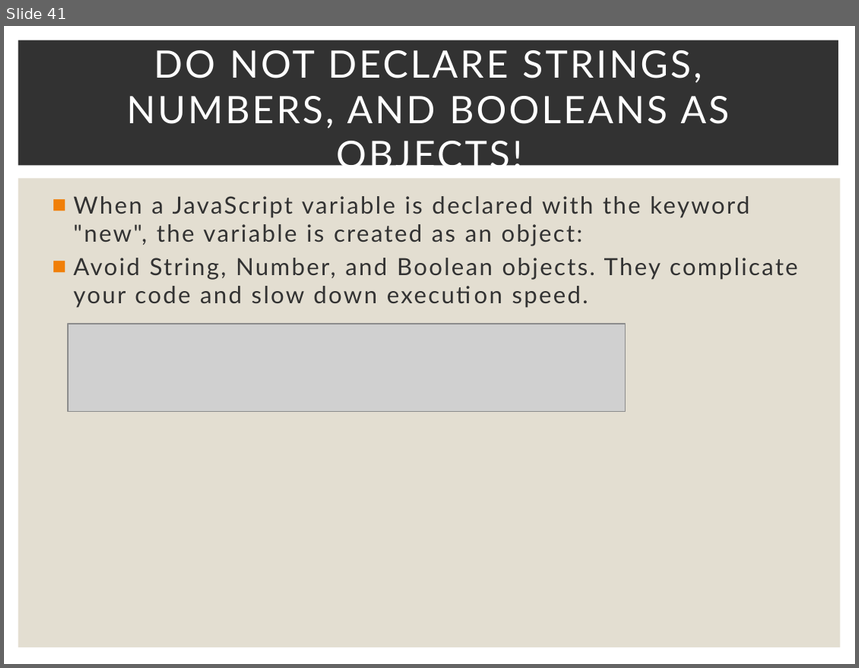
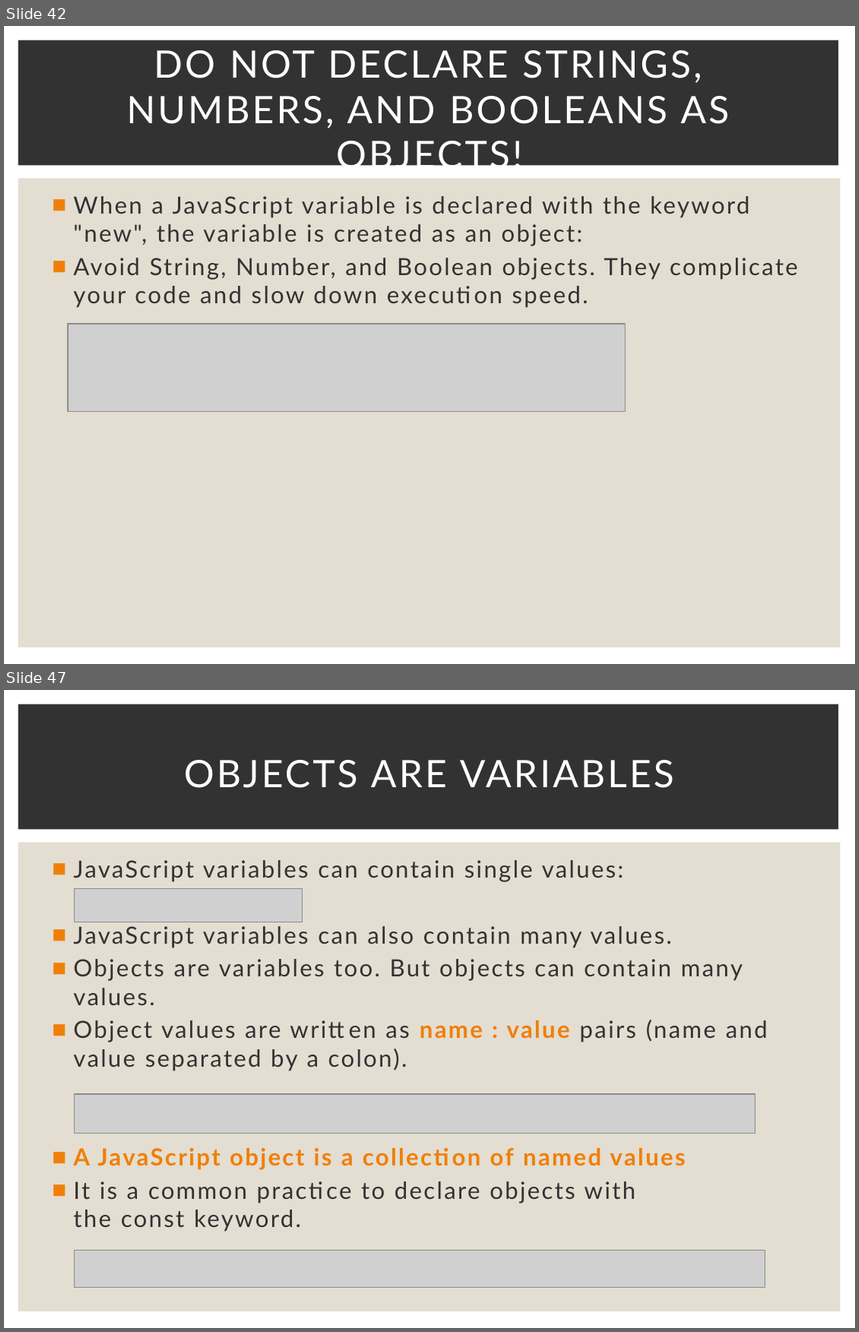
Before and after one commit to Karamihova/Fundamentals-JS, a slide deck: Programming Prep.pptx. Shown one above the other, each under a label of ours: slide 41 before the commit, slides 42 and 47 after it; the slides between them are not shown. The pictures are 859x668 and 859x1332 pixels, drawn with LibreOffice and Linux fonts; fonts in the diff are those of the drawing; grey boxes stand for pictures. Boxes give left, top, right and bottom in pixels: in the first picture for what was removed or moved away, otherwise in the second. Text is boxed around its words. In the diff, an @@ line names an element or a change of style, - is before the commit and + after.

```diff
--- a/Programming Prep.pptx
+++ b/Programming Prep.pptx
@@ slide 47 added at (x1=4, y1=690, x2=855, y2=1328), background #FFFFFF; not listed: 2 template elements that a slide beside it also shows @@
@@ title added at (x1=184, y1=760, x2=674, y2=788), 32 pt, text #FFFFFF @@
+OBJECTS ARE VARIABLES
@@ text added at (x1=73, y1=860, x2=768, y2=1232), 20 pt, text #323232 @@
+■ JavaScript variables can contain single values:
+■ JavaScript variables can also contain many values.
+■ Objects are variables too. But objects can contain many values.
+■ Object values are written as name : value pairs (name and value separated by a colon).
+■ A JavaScript object is a collection of named values
+■ It is a common practice to declare objects with the const keyword.
@@ picture added at (x1=75, y1=888, x2=303, y2=923) @@
@@ picture added at (x1=75, y1=1094, x2=756, y2=1134) @@
@@ picture added at (x1=75, y1=1250, x2=765, y2=1287) @@
@@ what was slide 41 is now slide 42 @@
```
Also in this commit, not shown: 17 other slides added, 1 slide removed.
